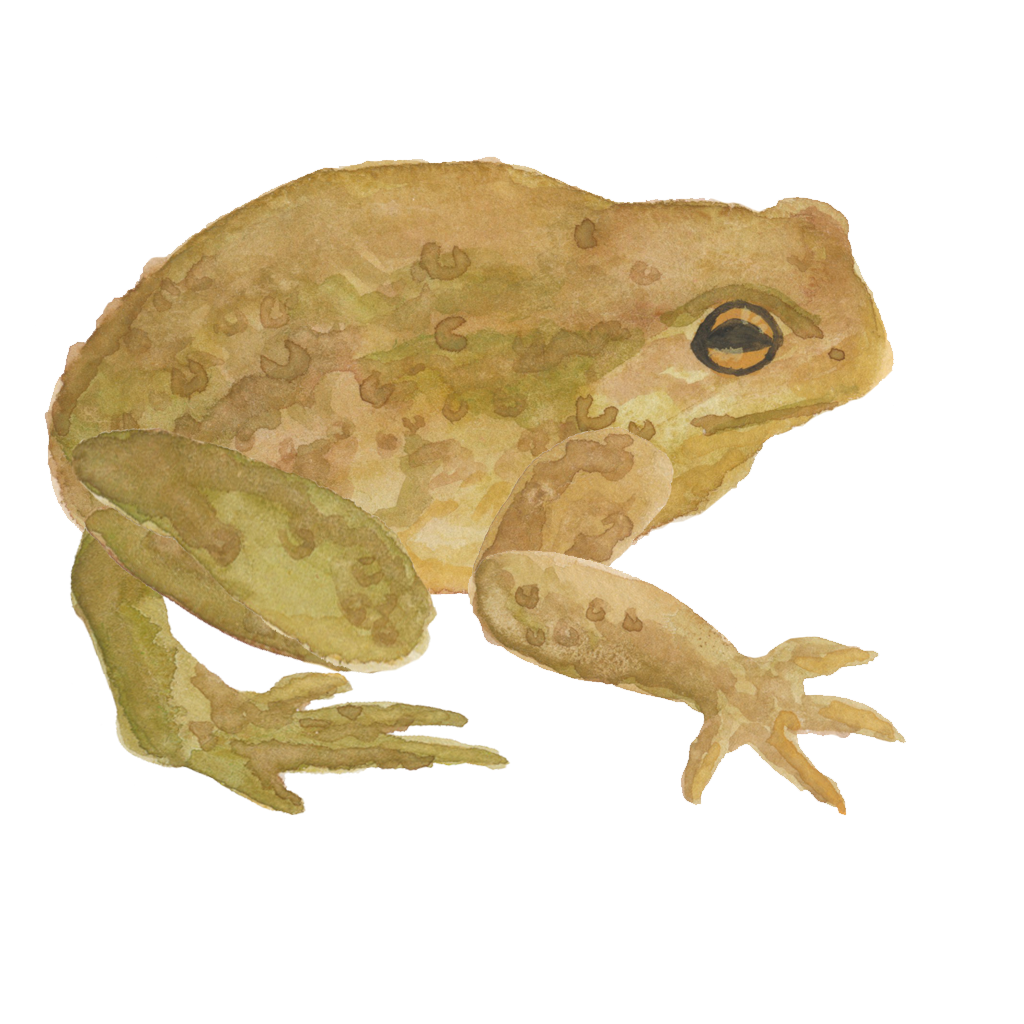
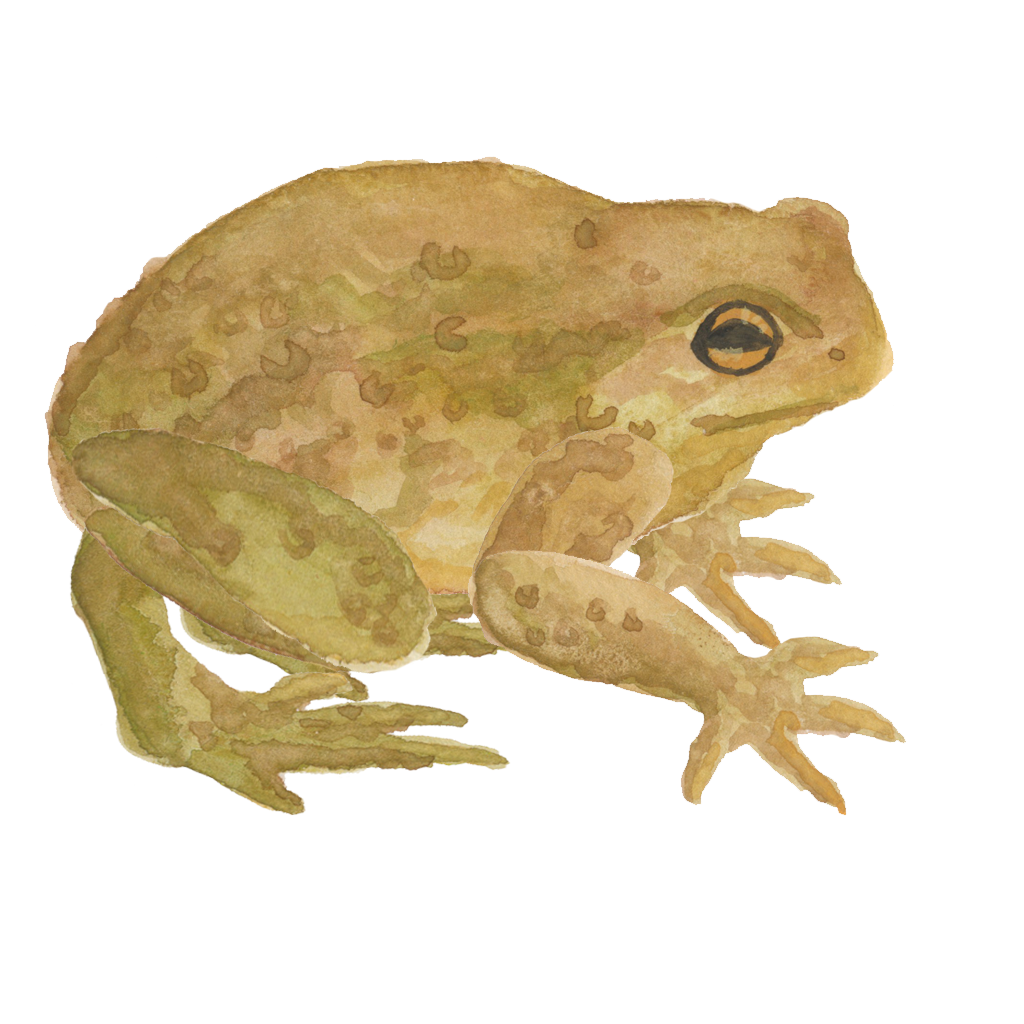
Comparing the layer stacks of the two 1024×1024 images. Changes:
removed layer "Background" over (179, 478, 843, 702)
added layer "Backfoot copy" above "frontfoot copy" over (179, 593, 510, 702)
added layer "frontfoot copy" above "frontleg copy" over (419, 478, 843, 658)
